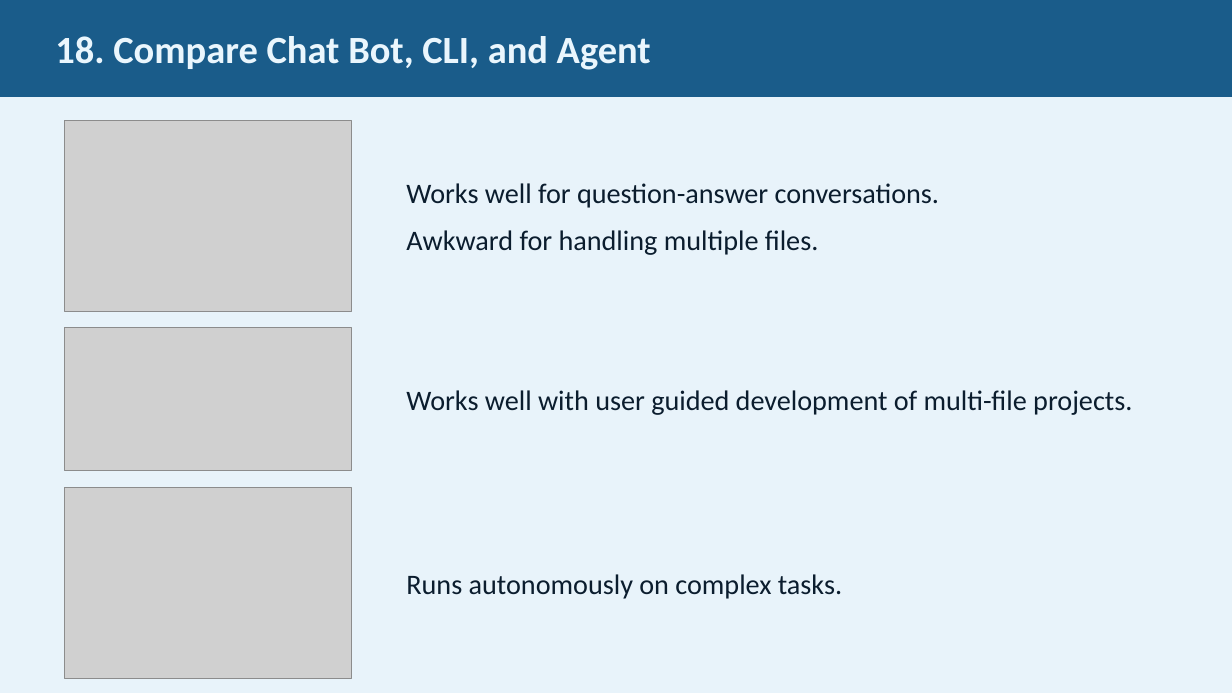
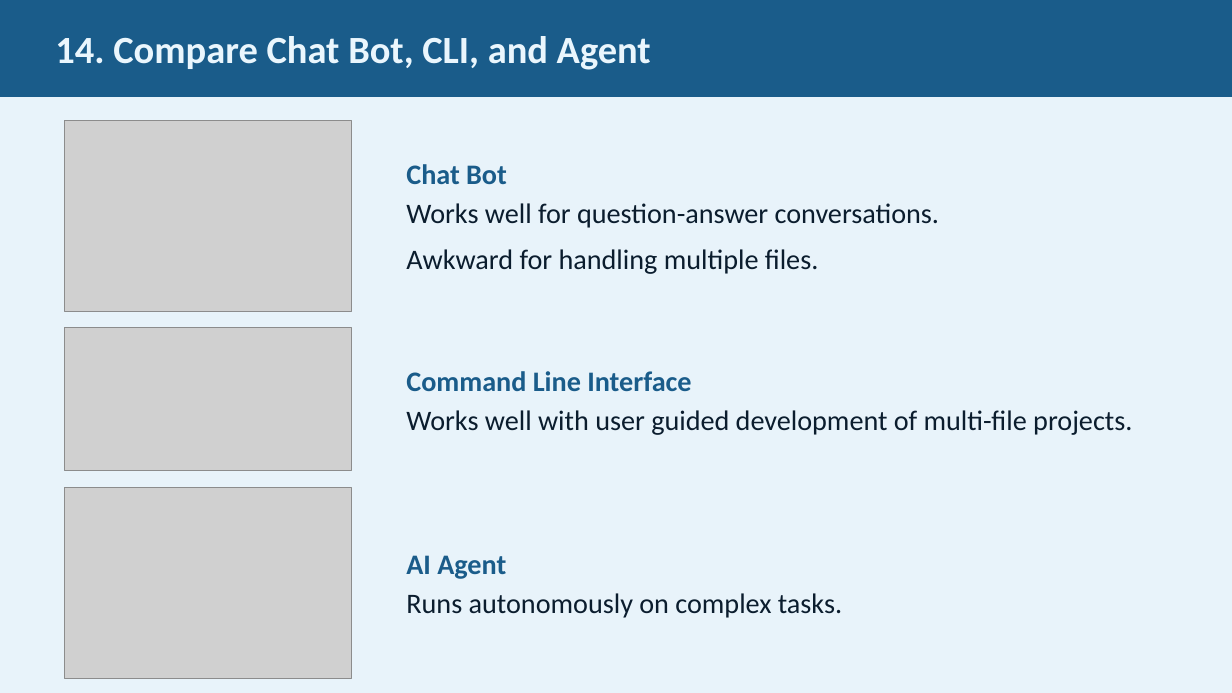
Before and after one commit to JimFawcett/NewSite, a slide deck: slide 14 of AI Presentation 2026/AI_Presentation.pptx (slide 18 before the commit). Drawn at 1232x693 pixels with LibreOffice and Linux fonts; fonts in the diff are those of the drawing; grey boxes stand for pictures. Boxes give left, top, right and bottom in pixels: in the first picture for what was removed or moved away, otherwise in the second. Text is boxed around its words. In the diff, an @@ line names an element or a change of style, - is before the commit and + after.

```diff
--- a/AI Presentation 2026/AI_Presentation.pptx
+++ b/AI Presentation 2026/AI_Presentation.pptx
@@ text in rectangle at [55, 36, 651, 70]: text changed @@
-18. Compare Chat Bot, CLI, and Agent
+14. Compare Chat Bot, CLI, and Agent
@@ text at [406, 164, 507, 184]: paragraph added @@
+Chat Bot
@@ text at [406, 371, 691, 391]: paragraph added @@
+Command Line Interface
@@ text at [406, 555, 506, 579]: paragraph added @@
+AI Agent
```
Also in this commit, not shown: 14 other slides changed, 1 other file.
